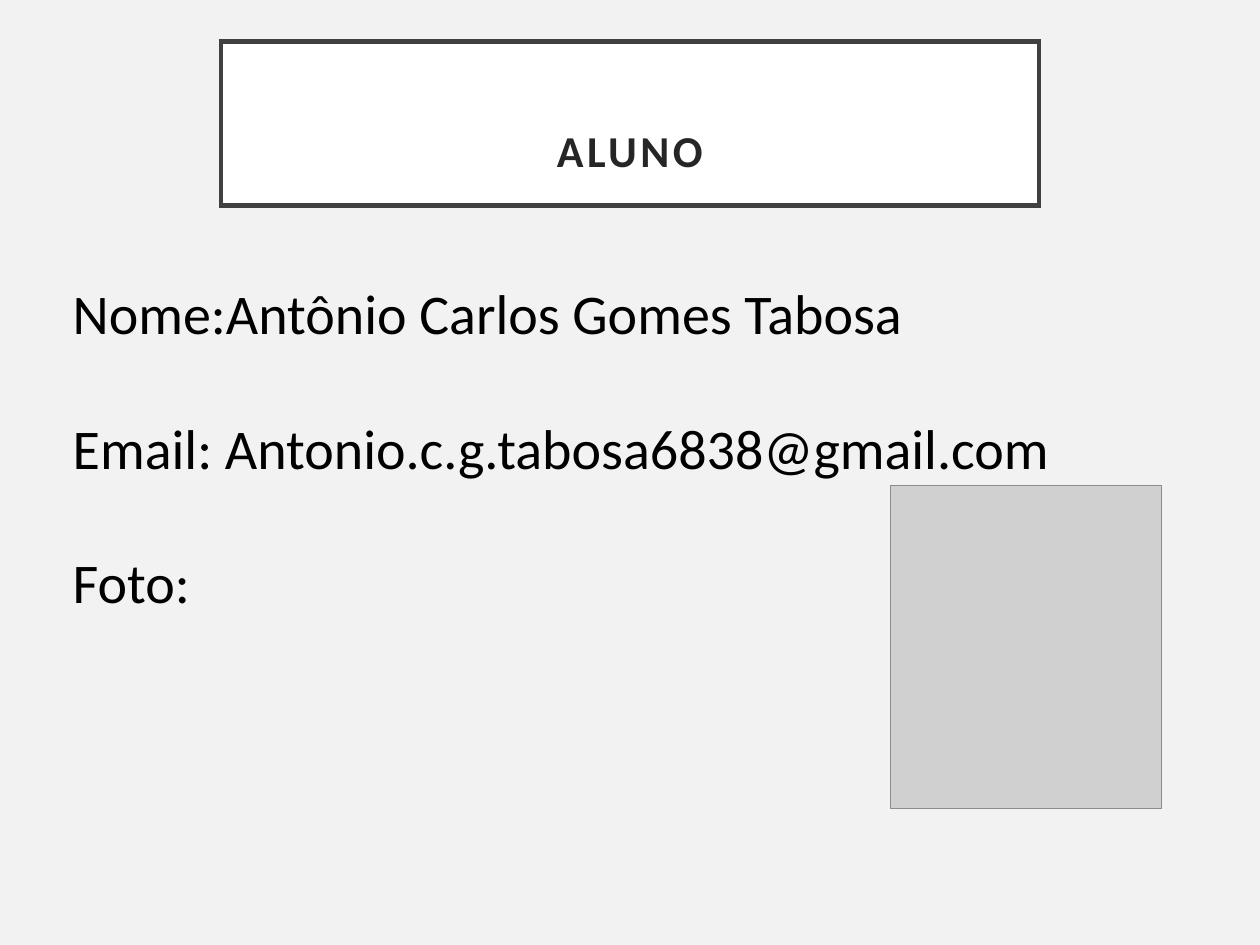
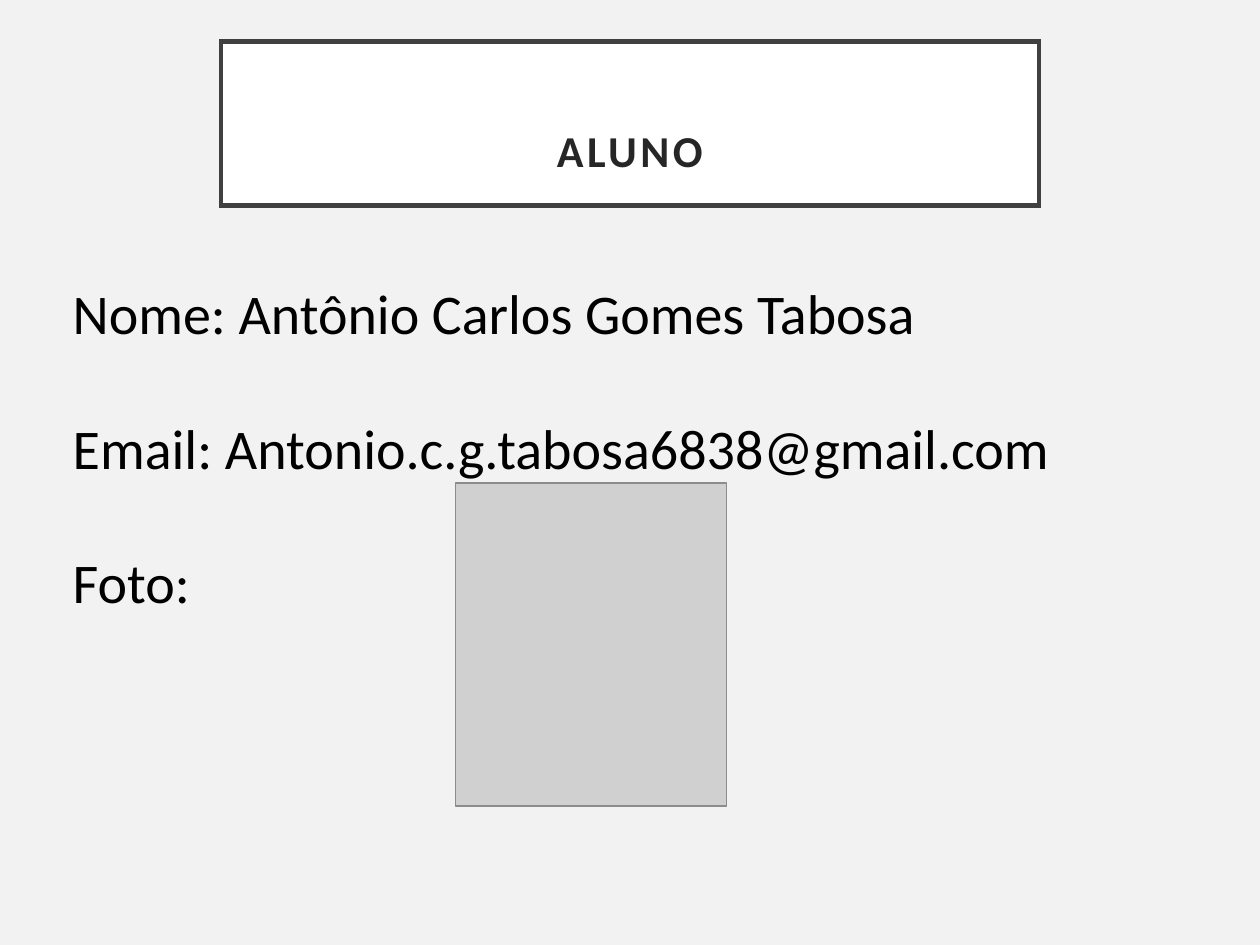
Before and after one commit to Paulo-UNIRON/citacoes, a slide deck: slide 4 of Atividade de controle de versoes.pptx. Drawn at 1260x945 pixels with LibreOffice and Linux fonts; fonts in the diff are those of the drawing; grey boxes stand for pictures. Boxes give left, top, right and bottom in pixels: in the first picture for what was removed or moved away, otherwise in the second. Text is boxed around its words. In the diff, an @@ line names an element or a change of style, - is before the commit and + after.

Commit message:
Corrigido posicionamento de dados do alunos Antonio

```diff
--- a/Atividade de controle de versoes.pptx
+++ b/Atividade de controle de versoes.pptx
@@ text at (73,295,914,335): spaces changed @@
-Nome:Antônio Carlos Gomes Tabosa
+Nome: Antônio Carlos Gomes Tabosa
@@ picture: place and size @@
-picture at (891,485,1162,808)
+picture at (455,483,726,805)
```
